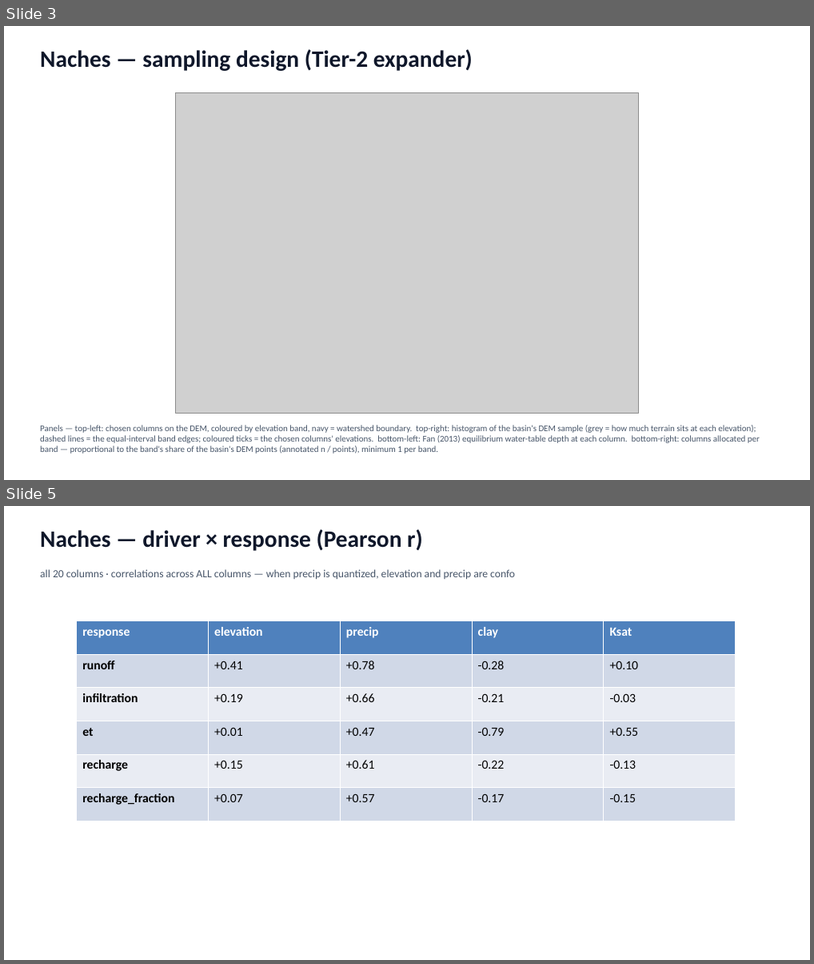
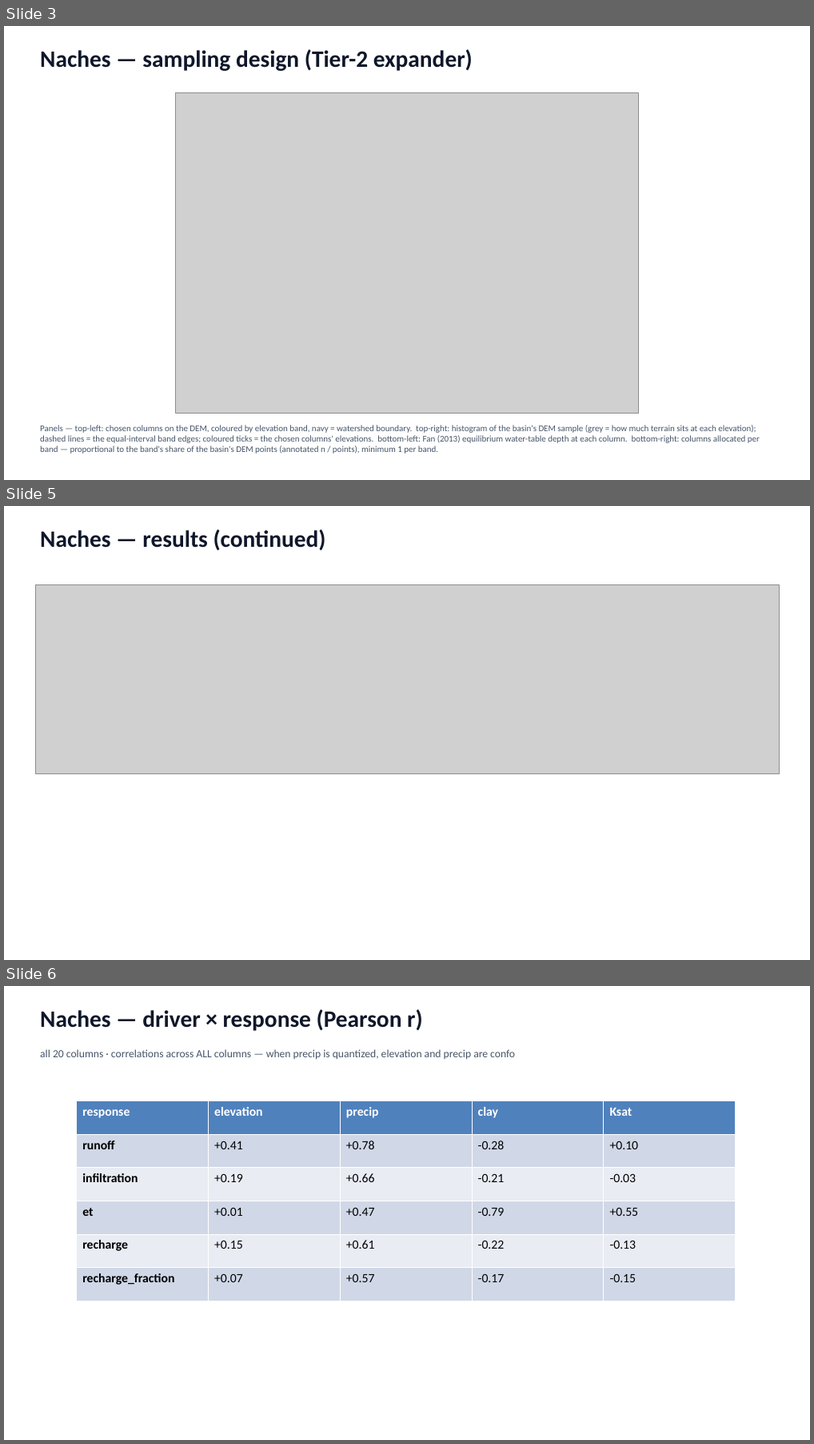
Before and after one commit to hoangtv1899/multi-agent-framework, a slide deck: docs/slides/story_20260704.pptx. Shown one above the other, each under a label of ours: slides 3 and 5 before the commit, slides 3, 5 and 6 after it; the slides between them are not shown. The pictures are 814x964 and 814x1444 pixels, drawn with LibreOffice and Linux fonts; fonts in the diff are those of the drawing; grey boxes stand for pictures. Boxes give left, top, right and bottom in pixels: in the first picture for what was removed or moved away, otherwise in the second. Text is boxed around its words. In the diff, an @@ line names an element or a change of style, - is before the commit and + after.

```diff
--- a/docs/slides/story_20260704.pptx
+++ b/docs/slides/story_20260704.pptx
@@ slide 5 added at [4, 506, 810, 960], background #FFFFFF @@
@@ text added at [40, 529, 326, 551], 28 pt, text #0F172A, bold @@
+Naches — results (continued)
@@ picture added at [35, 584, 779, 773] @@
@@ what was slide 5 is now slide 6 @@
```
Also in this commit, not shown: 1 slide changed, 3 other files.
